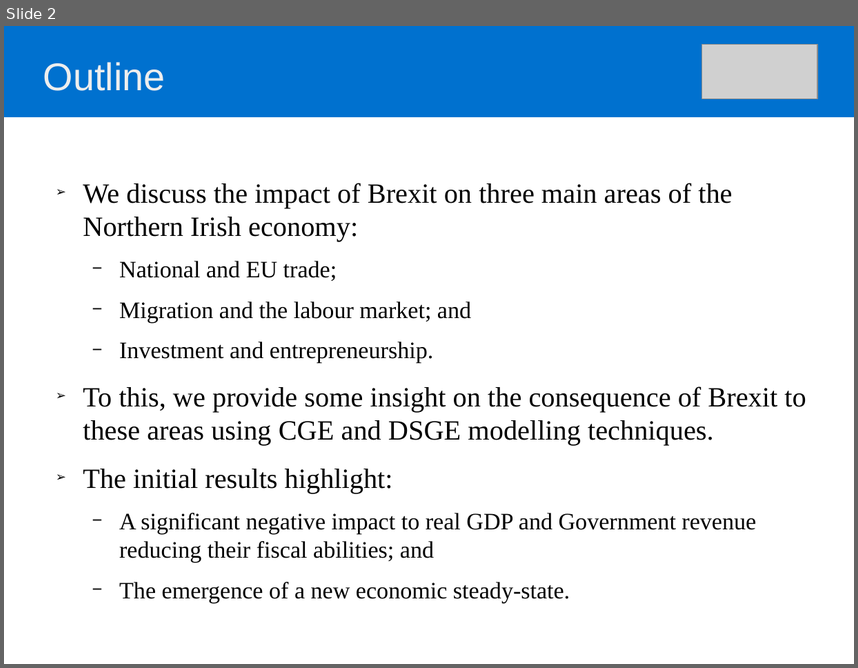
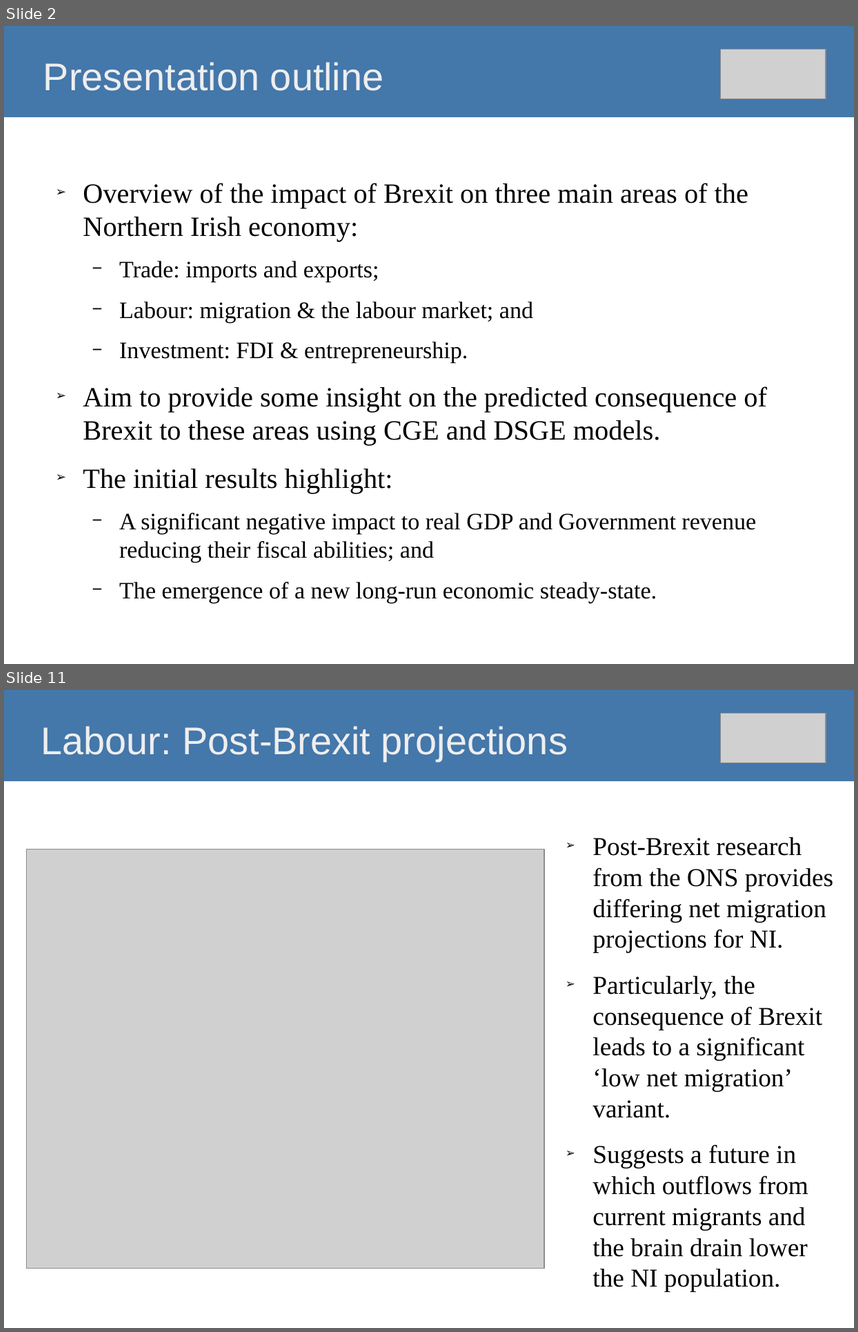
Before and after one commit to O1sims/MigrationNI, a slide deck: presentation/impact-of-brexit-on-ni-economy.odp. Shown one above the other, each under a label of ours: slide 2 before the commit, slides 2 and 11 after it; the slides between them are not shown. The pictures are 858x668 and 858x1332 pixels, drawn with LibreOffice and Linux fonts; fonts in the diff are those of the drawing; grey boxes stand for pictures. Boxes give left, top, right and bottom in pixels: in the first picture for what was removed or moved away, otherwise in the second. Text is boxed around its words. In the diff, an @@ line names an element or a change of style, - is before the commit and + after.

```diff
--- a/presentation/impact-of-brexit-on-ni-economy.odp
+++ b/presentation/impact-of-brexit-on-ni-economy.odp
@@ slide 11 added at (4,690,854,1328), background #FFFFFF @@
@@ title added at (4,690,854,781), fill #4477AA, 36 pt, text #EEEEEE @@
+Labour: Post-Brexit projections
@@ picture added at (721,713,826,763) @@
@@ picture added at (26,849,545,1268) @@
@@ text added at (593,837,833,1292), 24 pt, text #000000 @@
+➢ Post-Brexit research from the ONS provides differing net migration projections for NI.
+➢ Particularly, the consequence of Brexit leads to a significant ‘low net migration’ variant.
+➢ Suggests a future in which outflows from current migrants and the brain drain lower the NI population.
@@ slide 2 changed as well @@
@@ title "Presentation outline" at (4,26,854,117): fill #0071CF to #4477AA @@
@@ title at (43,62,384,91): text changed @@
-Outline
+Presentation outline
@@ picture: place and size @@
-picture at (703,45,819,99)
+picture at (721,49,826,99)
@@ text at (83,183,767,445): text changed @@
-➢ We discuss the impact of Brexit on three main areas of the Northern Irish economy:
-  − National and EU trade;
-  − Migration and the labour market; and
-  − Investment and entrepreneurship.
-➢ To this, we provide some insight on the consequence of Brexit to these areas using CGE and DSGE modelling techniques.
+➢ Overview of the impact of Brexit on three main areas of the Northern Irish economy:
+  − Trade: imports and exports;
+  − Labour: migration & the labour market; and
+  − Investment: FDI & entrepreneurship.
+➢ Aim to provide some insight on the predicted consequence of Brexit to these areas using CGE and DSGE models.
@@ text at (119,581,657,603): text changed @@
-  − The emergence of a new economic steady-state.
+  − The emergence of a new long-run economic steady-state.
```
Also in this commit, not shown: 2 other slides changed, 10 other slides added.
